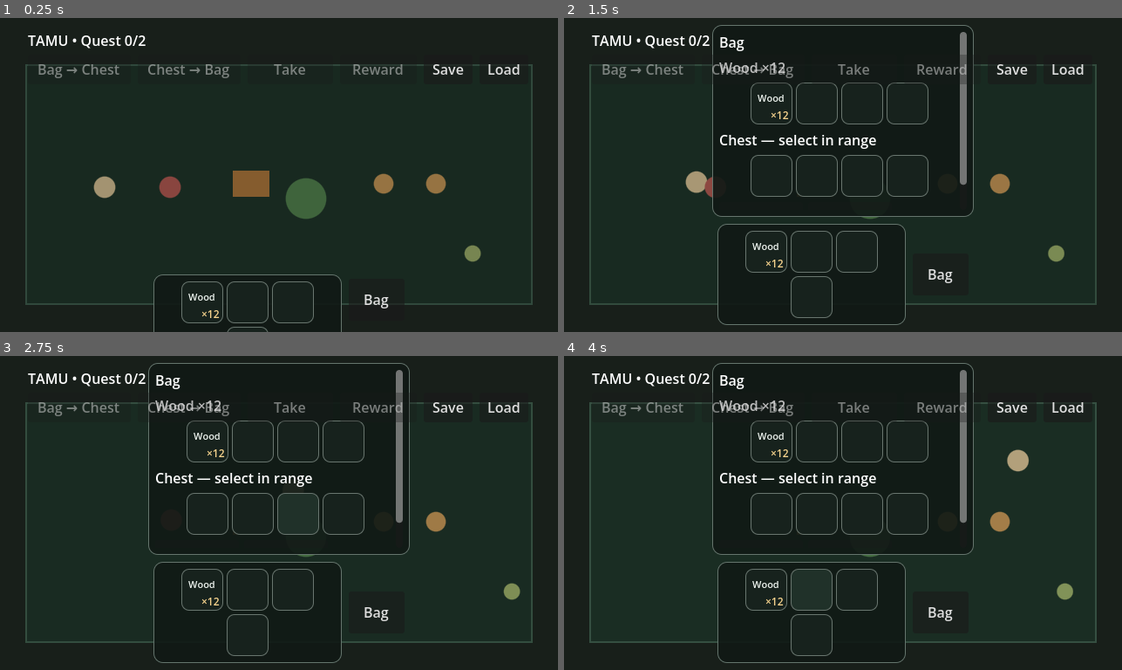
Above: before the commit, frames 1-4 (two rows, left to right).
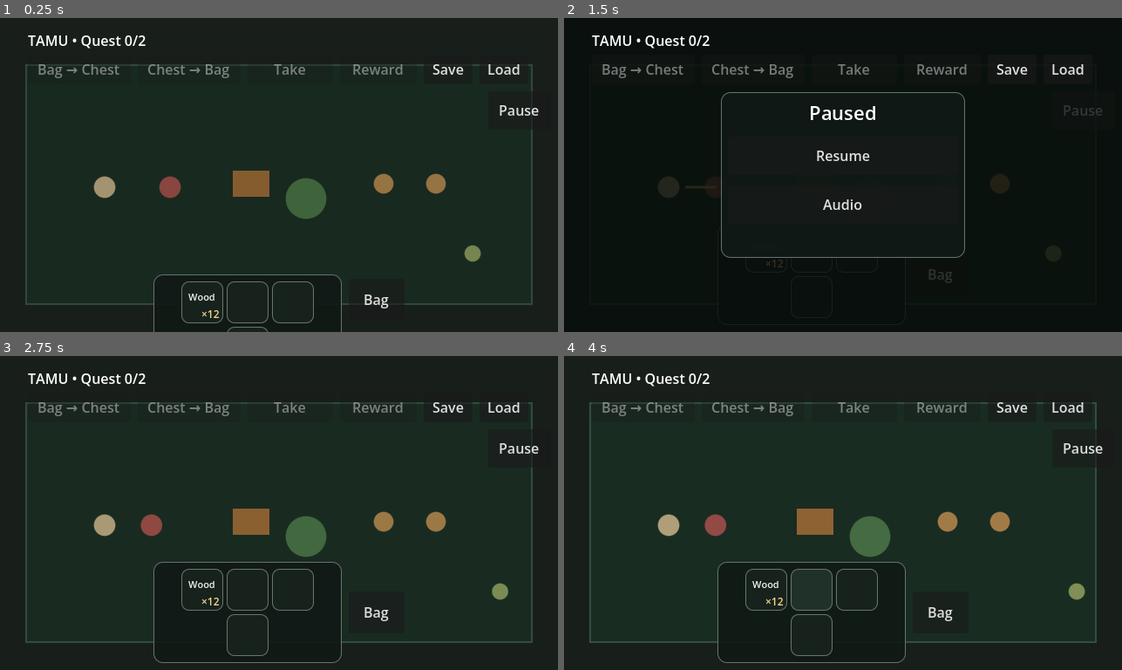
Above: after the commit, the same moments.

Repository: TheOsmanYILDIRIM/TAMU-Topdown
Game: Godot game, scene res://scenes/prototype.tscn
Same seed, same stepped clock (60 frames per second), same inputs: the game is played once before the commit and once after it.
Inputs (mouse positions are in pixels of both pictures, inside the frame that each line leads up to):
- Up to frame 1 (0.25 s): no input
- Up to frame 2 (1.5 s): click "Bag" at 0.5 s; click (1082, 109) at 1.25 s, where only the run after the commit has a clickable "Pause"
- Up to frame 3 (2.75 s): click (279, 494) at 2 s, where only the run after the commit has a clickable "Resume"
- Up to frame 4 (4 s): click "Wood" at 2.75 s; click "…" at 3.5 s

The runs differ from the first frame. In frame 1, 0.1% of the frame differs, in the area x 89-97%, y 23-36%; in frame 2, 5.8%, in the area x 4-97%, y 2-98%; in frame 3, 4.8%; in frame 4, 5.1%.

Commit message:
Add touch pause menu and persistent audio controls

Diff:
--- a/scripts/gohud_adapter.gd
+++ b/scripts/gohud_adapter.gd
@@ -7,10 +7,13 @@
 const PANEL_BG := Color("#101915e8")
 const PANEL_BORDER := Color("#65756d")
 const ACCENT := Color("#d2a65a")
+const AudioSettings = preload("res://addons/settings_menus/audio_settings.gd")
 
 var inventory: TamuInventoryBridge
 var chest_reachable := false
 var bag_open := false
+var pause_open := false
+var audio_open := false
 
 var hotbar_frame: PanelContainer
 var hotbar: GoSlotGrid
@@ -22,6 +25,16 @@
 var chest_total: Label
 var bag_to_chest_button: Button
 var chest_to_bag_button: Button
+var pause_button: Button
+var pause_overlay: ColorRect
+var pause_panel: PanelContainer
+var audio_panel: PanelContainer
+var resume_button: Button
+var audio_button: Button
+var audio_back_button: Button
+var audio_sliders: Dictionary = {}
+var audio_settings: TamuAudioSettings
+var _syncing_audio_controls := false
 
 var _safe_area_override := Rect2()
 var _safe_area_override_enabled := false
@@ -34,12 +47,18 @@
 
 
 func _ready() -> void:
+	process_mode = Node.PROCESS_MODE_ALWAYS
+	audio_settings = AudioSettings.new()
+	audio_settings.load_and_apply()
 	_build()
 	get_viewport().size_changed.connect(_layout)
 	_layout()
 
 
 func _exit_tree() -> void:
+	var tree := get_tree()
+	if pause_open and tree != null:
+		tree.paused = false
 	_restore_back_behavior()
 
 
@@ -144,6 +163,128 @@
 	actions.add_child(chest_to_bag_button)
 
 	bag_panel.visible = false
+	_build_settings_menu()
+
+
+func _build_settings_menu() -> void:
+	pause_button = Button.new()
+	pause_button.name = "PauseButton"
+	pause_button.text = "Pause"
+	pause_button.custom_minimum_size = Vector2(72.0, 44.0)
+	pause_button.focus_mode = Control.FOCUS_NONE
+	pause_button.mouse_filter = Control.MOUSE_FILTER_STOP
+	pause_button.pressed.connect(open_pause)
+	add_child(pause_button)
+
+	pause_overlay = ColorRect.new()
+	pause_overlay.name = "PauseOverlay"
+	pause_overlay.color = Color(0.03, 0.05, 0.04, 0.82)
+	pause_overlay.mouse_filter = Control.MOUSE_FILTER_STOP
+	pause_overlay.set_anchors_and_offsets_preset(Control.PRESET_FULL_RECT)
+	add_child(pause_overlay)
+
+	var center := CenterContainer.new()
+	center.name = "MenuCenter"
+	center.mouse_filter = Control.MOUSE_FILTER_PASS
+	center.set_anchors_and_offsets_preset(Control.PRESET_FULL_RECT)
+	pause_overlay.add_child(center)
+
+	var host := Control.new()
+	host.name = "MenuHost"
+	host.custom_minimum_size = Vector2(360.0, 250.0)
+	host.mouse_filter = Control.MOUSE_FILTER_PASS
+	center.add_child(host)
+
+	pause_panel = PanelContainer.new()
+	pause_panel.name = "PausePanel"
+	pause_panel.position = Vector2(40.0, 30.0)
+	pause_panel.size = Vector2(280.0, 190.0)
+	pause_panel.mouse_filter = Control.MOUSE_FILTER_STOP
+	pause_panel.add_theme_stylebox_override(&"panel", _panel_style())
+	host.add_child(pause_panel)
+
+	var pause_column := VBoxContainer.new()
+	pause_column.add_theme_constant_override(&"separation", 12)
+	pause_panel.add_child(pause_column)
+
+	var pause_title := Label.new()
+	pause_title.text = "Paused"
+	pause_title.horizontal_alignment = HORIZONTAL_ALIGNMENT_CENTER
+	pause_title.add_theme_font_size_override(&"font_size", 22)
+	pause_column.add_child(pause_title)
+
+	resume_button = _menu_button("Resume")
+	resume_button.pressed.connect(resume_game)
+	pause_column.add_child(resume_button)
+
+	audio_button = _menu_button("Audio")
+	audio_button.pressed.connect(open_audio)
+	pause_column.add_child(audio_button)
+
+	audio_panel = PanelContainer.new()
+	audio_panel.name = "AudioPanel"
+	audio_panel.position = Vector2(0.0, 0.0)
+	audio_panel.size = Vector2(360.0, 250.0)
+	audio_panel.mouse_filter = Control.MOUSE_FILTER_STOP
+	audio_panel.add_theme_stylebox_override(&"panel", _panel_style())
+	host.add_child(audio_panel)
+
+	var audio_column := VBoxContainer.new()
+	audio_column.add_theme_constant_override(&"separation", 8)
+	audio_panel.add_child(audio_column)
+
+	var audio_title := Label.new()
+	audio_title.text = "Audio"
+	audio_title.horizontal_alignment = HORIZONTAL_ALIGNMENT_CENTER
+	audio_title.add_theme_font_size_override(&"font_size", 20)
+	audio_column.add_child(audio_title)
+
+	_add_audio_slider(audio_column, "Master", "master")
+	_add_audio_slider(audio_column, "Music", "music")
+	_add_audio_slider(audio_column, "SFX", "sfx")
+
+	audio_back_button = _menu_button("Back")
+	audio_back_button.pressed.connect(close_audio)
+	audio_column.add_child(audio_back_button)
+
+	pause_overlay.visible = false
+	pause_panel.visible = true
+	audio_panel.visible = false
+
+
+func _menu_button(label: String) -> Button:
+	var button := Button.new()
+	button.text = label
+	button.custom_minimum_size = Vector2(0.0, 44.0)
+	button.focus_mode = Control.FOCUS_NONE
+	button.mouse_filter = Control.MOUSE_FILTER_STOP
+	return button
+
+
+func _add_audio_slider(parent: VBoxContainer, label_text: String, bus_key: String) -> void:
+	var row := HBoxContainer.new()
+	row.add_theme_constant_override(&"separation", 10)
+	parent.add_child(row)
+
+	var label := Label.new()
+	label.text = label_text
+	label.custom_minimum_size = Vector2(72.0, 0.0)
+	row.add_child(label)
+
+	var slider := HSlider.new()
+	slider.name = "%sSlider" % label_text
+	slider.min_value = 0.0
+	slider.max_value = 1.0
+	slider.step = 0.05
+	slider.custom_minimum_size = Vector2(210.0, 38.0)
+	slider.mouse_filter = Control.MOUSE_FILTER_STOP
+	slider.value_changed.connect(func(value: float) -> void:
+		if _syncing_audio_controls or audio_settings == null:
+			return
+		audio_settings.set_level(bus_key, value, true)
+	)
+	row.add_child(slider)
+	audio_sliders[bus_key] = slider
 
 
 func _panel_style() -> StyleBoxFlat:
@@ -205,24 +346,137 @@
 func open_bag() -> void:
 	if bag_open:
 		return
+	if pause_open:
+		return
 	bag_open = true
 	bag_panel.visible = true
+	_update_back_override()
+	_layout()
+
+
+func close_bag() -> void:
+	if not bag_open:
+		return
+	bag_open = false
+	bag_panel.visible = false
+	_update_back_override()
+
+
+func open_pause() -> void:
+	if pause_open:
+		return
+	if bag_open:
+		close_bag()
+	pause_open = true
+	audio_open = false
+	pause_panel.visible = true
+	audio_panel.visible = false
+	pause_overlay.visible = true
+	_sync_audio_controls()
 	var tree := get_tree()
 	if tree != null:
+		tree.paused = true
+	_update_back_override()
+
+
+func resume_game() -> void:
+	if not pause_open:
+		return
+	audio_open = false
+	pause_open = false
+	pause_overlay.visible = false
+	pause_panel.visible = true
+	audio_panel.visible = false
+	var tree := get_tree()
+	if tree != null:
+		tree.paused = false
+	_update_back_override()
+
+
+func open_audio() -> void:
+	if not pause_open:
+		return
+	audio_open = true
+	pause_panel.visible = false
+	audio_panel.visible = true
+	_sync_audio_controls()
+
+
+func close_audio() -> void:
+	if not audio_open:
+		return
+	audio_open = false
+	audio_panel.visible = false
+	pause_panel.visible = true
+
+
+func set_audio_level(bus_key: String, value: float, persist: bool = true) -> Error:
+	if audio_settings == null:
+		return ERR_UNCONFIGURED
+	var err := audio_settings.set_level(bus_key, value, persist)
+	_sync_audio_controls()
+	return err
+
+
+func audio_level(bus_key: String) -> float:
+	if audio_settings == null:
+		return 1.0
+	return audio_settings.get_level(bus_key)
+
+
+func set_audio_settings_file(path: String) -> void:
+	if audio_settings == null:
+		audio_settings = AudioSettings.new(path)
+	else:
+		audio_settings.save_file = path
+
+
+func reload_audio_settings() -> Error:
+	if audio_settings == null:
+		return ERR_UNCONFIGURED
+	var err := audio_settings.load_and_apply()
+	_sync_audio_controls()
+	return err
+
+
+func reset_audio_defaults(persist: bool = false) -> Error:
+	if audio_settings == null:
+		return ERR_UNCONFIGURED
+	var err := audio_settings.reset_to_defaults(persist)
+	_sync_audio_controls()
+	return err
+
+
+func audio_settings_file() -> String:
+	if audio_settings == null:
+		return ""
+	return audio_settings.save_file
+
+
+func _sync_audio_controls() -> void:
+	if audio_settings == null or audio_sliders.is_empty():
+		return
+	_syncing_audio_controls = true
+	for key_value: Variant in audio_sliders.keys():
+		var key := String(key_value)
+		var slider := audio_sliders[key] as HSlider
+		slider.set_value_no_signal(audio_settings.get_level(key))
+	_syncing_audio_controls = false
+
+
+func _update_back_override() -> void:
+	var tree := get_tree()
+	if tree == null:
+		return
+	var needs_override := bag_open or pause_open
+	if needs_override and not _back_override_active:
 		var current: Variant = tree.get("quit_on_go_back")
 		if current is bool:
 			_previous_quit_on_go_back = current
 			tree.set("quit_on_go_back", false)
 			_back_override_active = true
-	_layout()
-
-
-func close_bag() -> void:
-	if not bag_open:
-		return
-	bag_open = false
-	bag_panel.visible = false
-	_restore_back_behavior()
+	elif not needs_override:
+		_restore_back_behavior()
 
 
 func _restore_back_behavior() -> void:
@@ -234,18 +488,36 @@
 	_back_override_active = false
 
 
+func _unhandled_input(event: InputEvent) -> void:
+	if handle_back_event(event):
+		get_viewport().set_input_as_handled()
+
+
 func handle_back_event(event: InputEvent) -> bool:
-	if not bag_open:
+	if not (event is InputEventKey and event.pressed and not event.echo):
 		return false
-	if event is InputEventKey and event.pressed and not event.echo:
-		if event.keycode == KEY_ESCAPE or event.keycode == KEY_BACK:
-			close_bag()
-			return true
+	if event.keycode != KEY_ESCAPE and event.keycode != KEY_BACK:
+		return false
+	if audio_open:
+		close_audio()
+		return true
+	if pause_open:
+		resume_game()
+		return true
+	if bag_open:
+		close_bag()
+		return true
 	return false
 
 
 func _notification(what: int) -> void:
-	if what == NOTIFICATION_WM_GO_BACK_REQUEST and bag_open:
+	if what != NOTIFICATION_WM_GO_BACK_REQUEST:
+		return
+	if audio_open:
+		close_audio()
+	elif pause_open:
+		resume_game()
+	elif bag_open:
 		close_bag()
 
 
@@ -277,6 +549,14 @@
 	if first == null:
 		return hotbar_frame.position + hotbar_frame.size * 0.5
 	return hotbar_frame.position + hotbar.position + first.position + first.size * 0.5
+
+
+func pause_touch_point() -> Vector2:
+	return pause_button.position + pause_button.size * 0.5
+
+
+func pause_overlay_touch_point() -> Vector2:
+	return Vector2(16.0, 180.0)
 
 
 func displayed_hotbar_total() -> int:
@@ -343,3 +623,10 @@
 		maxf(area.position.y + 8.0, row_y - panel_height - 8.0)
 	)
 	bag_panel.size = Vector2(panel_width, panel_height)
+
+	var pause_size := Vector2(72.0, 44.0)
+	pause_button.position = Vector2(
+		area.end.x - pause_size.x - 8.0,
+		minf(area.end.y - pause_size.y - 8.0, area.position.y + 84.0)
+	)
+	pause_button.size = pause_size
